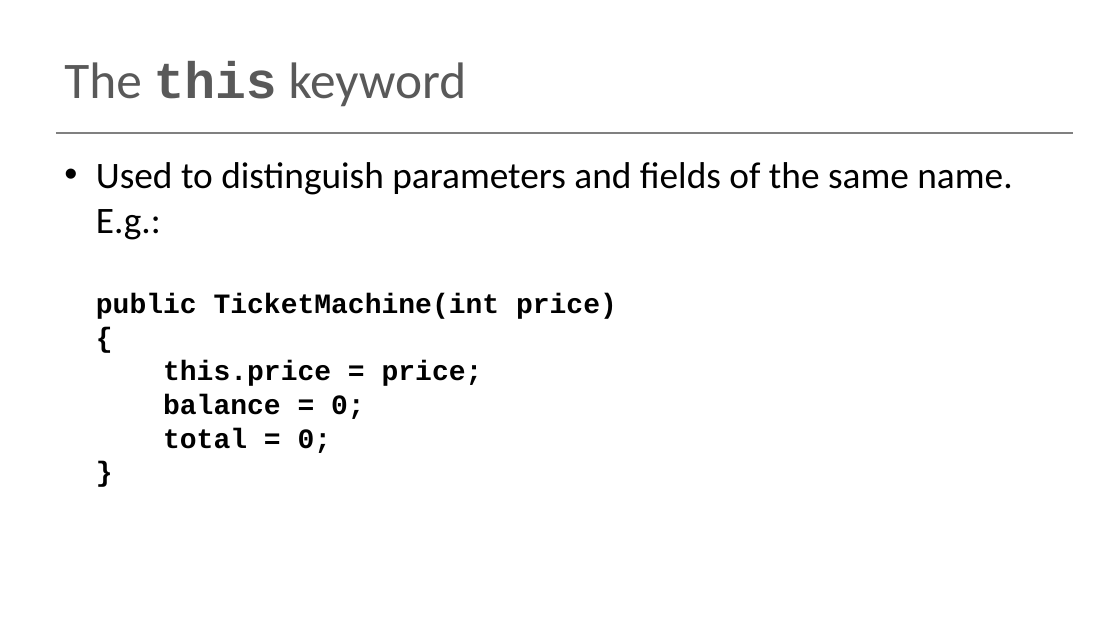
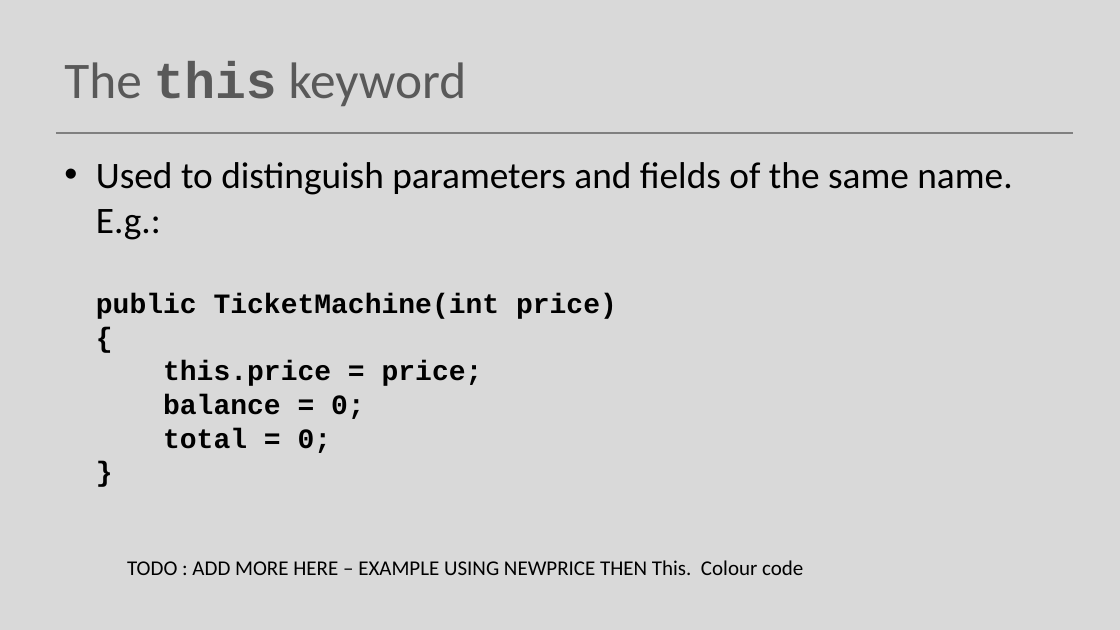
Before and after one commit to Programming-Fundamentals-SETU/prog-fund-1-sept-25, a slide deck: slide 14 of topic02-understanding-class-definitions/unit-1/talk-2/class-definitions-methods.pptx. Drawn at 1120x630 pixels with LibreOffice and Linux fonts; fonts in the diff are those of the drawing. Boxes give left, top, right and bottom in pixels: in the first picture for what was removed or moved away, otherwise in the second. Text is boxed around its words. In the diff, an @@ line names an element or a change of style, - is before the commit and + after.

```diff
--- a/topic02-understanding-class-definitions/unit-1/talk-2/class-definitions-methods.pptx
+++ b/topic02-understanding-class-definitions/unit-1/talk-2/class-definitions-methods.pptx
@@ background #FFFFFF to #D9D9D9 @@
@@ text added at (127, 560, 803, 575), 18 pt, text #000000 @@
+TODO : ADD MORE HERE – EXAMPLE USING NEWPRICE THEN This. Colour code
```
Also in this commit, not shown: 26 other slides changed, 2 other files.
